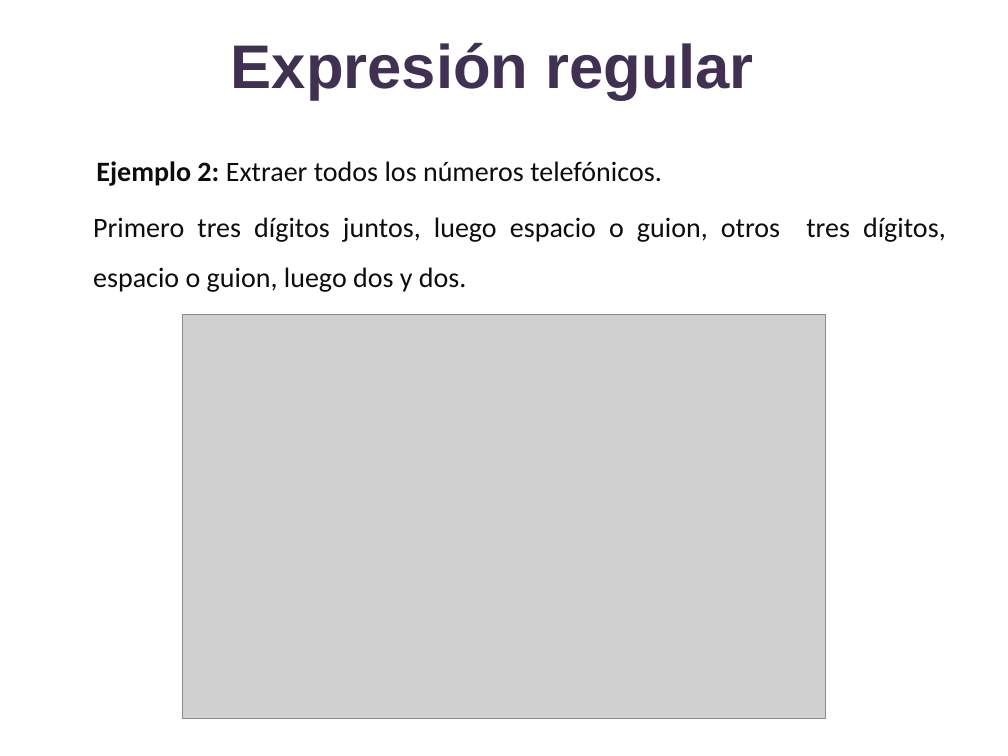
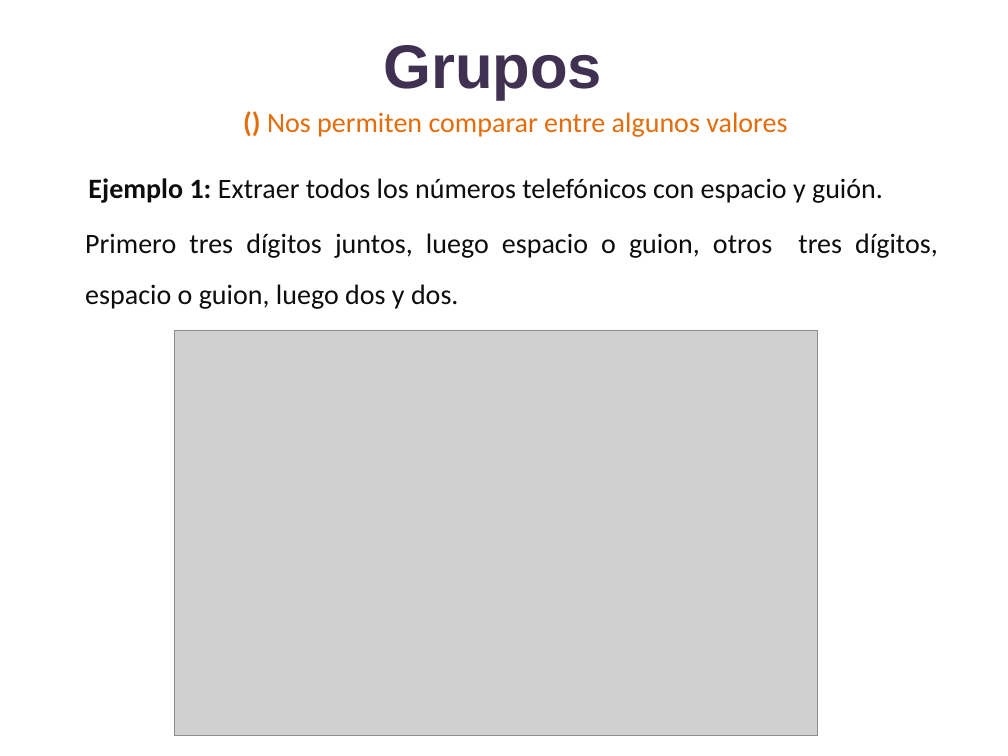
Before and after one commit to lizetheP/Analitica, a slide deck: slide 46 of CalendarioAgo2022/presentaciones/18_Expresiones_regulares.pptx (slide 48 before the commit). Drawn at 1008x756 pixels with LibreOffice and Linux fonts; fonts in the diff are those of the drawing; grey boxes stand for pictures. Boxes give left, top, right and bottom in pixels: in the first picture for what was removed or moved away, otherwise in the second. Text is boxed around its words. In the diff, an @@ line names an element or a change of style, - is before the commit and + after.

```diff
--- a/CalendarioAgo2022/presentaciones/18_Expresiones_regulares.pptx
+++ b/CalendarioAgo2022/presentaciones/18_Expresiones_regulares.pptx
@@ title at box(383, 45, 602, 99): text changed @@
-Expresión regular
+Grupos
@@ text added at box(267, 112, 787, 137), 20 pt, text #E46C0A @@
+() Nos permiten comparar entre algunos valores
@@ text at box(88, 178, 883, 203): text changed @@
-Ejemplo 2: Extraer todos los números telefónicos.
+Ejemplo 1: Extraer todos los números telefónicos con espacio y guión.
@@ text "Primero tres dígitos juntos, luego ...": place and size @@
-text "Primero tres dígitos juntos, luego ..." at box(93, 217, 946, 292)
+text "Primero tres dígitos juntos, luego ..." at box(85, 233, 938, 309)
@@ picture: place and size @@
-picture at box(182, 314, 827, 719)
+picture at box(174, 331, 818, 735)
```
Also in this commit, not shown: 8 other slides changed, 1 slide added, 51 slides removed, 2 other files.
